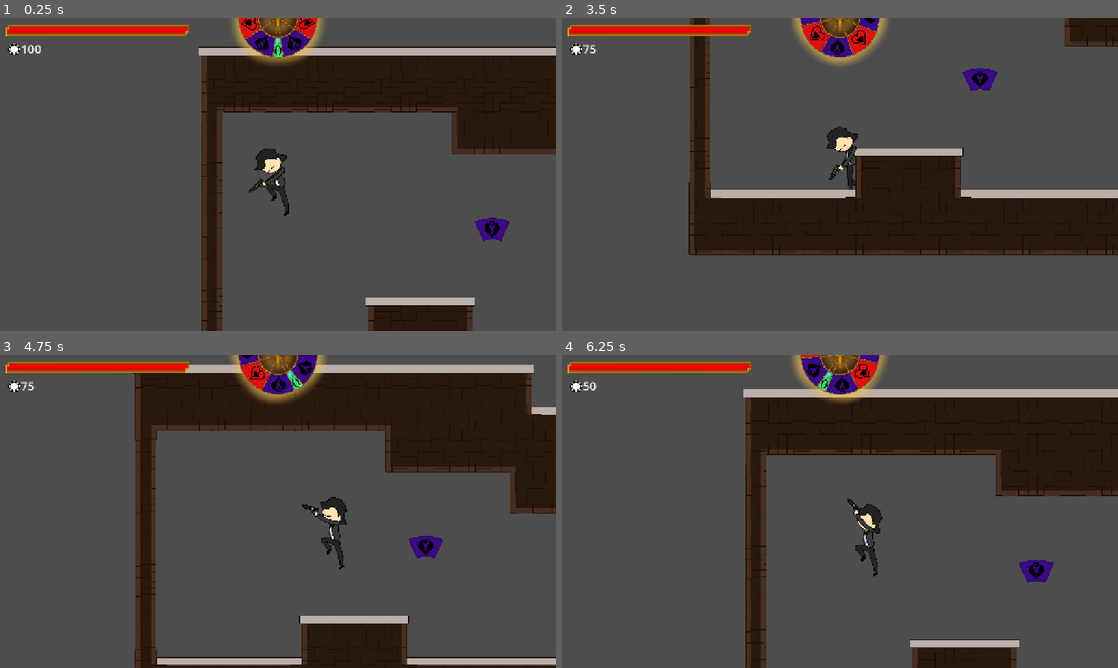
Above: before the commit, frames 1-4 (two rows, left to right).
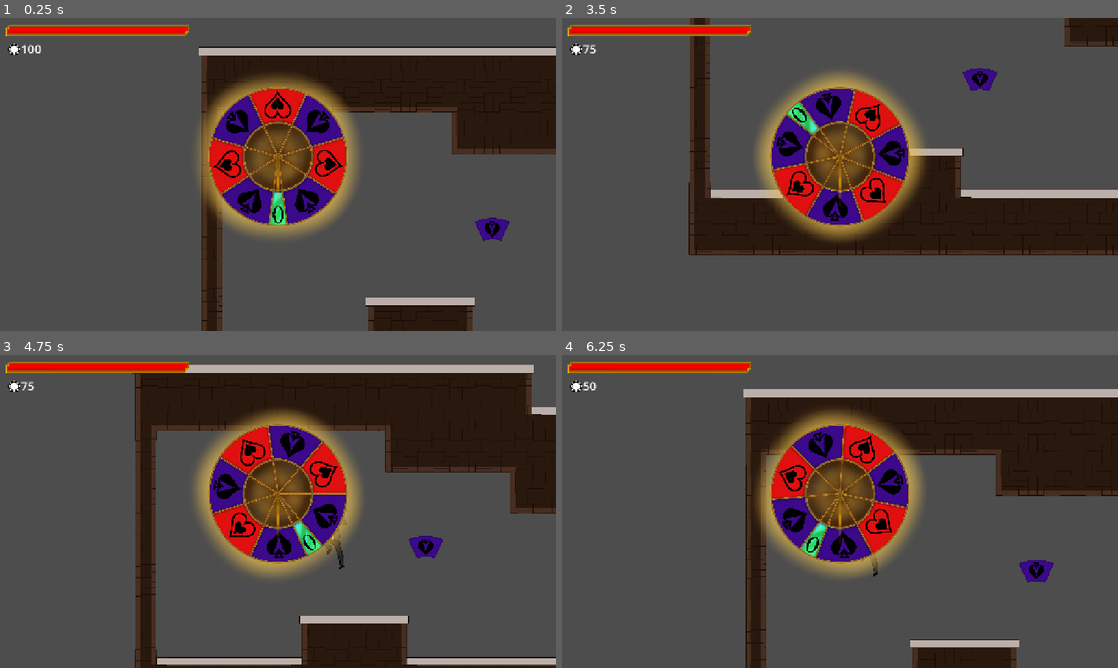
Above: after the commit, the same moments.

Repository: ClipperDev/spinning-game
Game: Godot game, scene res://main.tscn
Same seed, same stepped clock (60 frames per second), same inputs: the game is played once before the commit and once after it.
Inputs (mouse positions are in pixels of both pictures, inside the frame that each line leads up to):
- Up to frame 1 (0.25 s): no input
- Up to frame 2 (3.5 s): tap Enter (ui_accept) at 0.5 s; move the mouse to (962, 158) at 0.52 s; press the mouse at (962, 158) at 0.53 s; hold D (right) 0.53-2.03 s; tap Space (jump) at 0.77, 1.52, 3.02 s; move the mouse to (728, 190) at 1.27 s; release the mouse at (728, 190) at 1.28 s; tap Q (spin) at 1.35, 2.85 s; move the mouse to (895, 105) at 2.02 s; press the mouse at (895, 105) at 2.03 s; hold A (left) 2.03-2.78 s; move the mouse to (812, 237) at 2.77 s; release the mouse at (812, 237) at 2.78 s; hold D (right) from 2.78 s (still down)
- Up to frame 3 (4.75 s): move the mouse to (444, 558) at 3.52 s; press the mouse at (444, 558) at 3.53 s; tap Space (jump) at 3.77, 4.52 s; move the mouse to (111, 464) at 4.27 s; release D (right) at 4.28 s; release the mouse at (111, 464) at 4.28 s; hold A (left) from 4.28 s (still down); tap Q (spin) at 4.35 s
- Up to frame 4 (6.25 s): move the mouse to (867, 511) at 5.02 s; release A (left) at 5.03 s; press the mouse at (867, 511) at 5.03 s; hold D (right) 5.03-5.78 s; move the mouse to (756, 433) at 5.77 s; release the mouse at (756, 433) at 5.78 s; hold A (left) from 5.78 s (still down); tap Q (spin) at 5.85 s; tap Space (jump) at 6.02 s

The runs differ from the first frame. In frame 1, 14% of the frame differs, in the area x 35-65%, y 0-71%; in frame 2, 14%; in frame 3, 14%; in frame 4, 14%, in the area x 34-65%, y 0-71%.

Commit message:
some animations

Diff:
--- a/scripts/ui.gd
+++ b/scripts/ui.gd
@@ -3,6 +3,7 @@
 @onready var wheel = $CanvasLayer/wheel
 @onready var hp_bar = $CanvasLayer/hp_bar
 @onready var chips = $CanvasLayer/chips
+@onready var anim_player = $CanvasLayer/AnimationPlayer
 @onready var player = Global.player
 
 var new_hp = 100.0
--- a/ui/ui.tscn
+++ b/ui/ui.tscn
@@ -6,6 +6,94 @@
 [ext_resource type="Texture2D" uid="uid://bo8hlxrbmd7n6" path="res://pngs/hp_under.png" id="2_obcwv"]
 [ext_resource type="Texture2D" uid="uid://bjp2e45nqsuii" path="res://pngs/hp_over.png" id="3_bo1jx"]
 [ext_resource type="Texture2D" uid="uid://c8v2socf0dokg" path="res://pngs/hp_progress.png" id="4_gycre"]
+
+[sub_resource type="Animation" id="Animation_obcwv"]
+length = 0.001
+tracks/0/type = "value"
+tracks/0/imported = false
+tracks/0/enabled = true
+tracks/0/path = NodePath("wheel:scale")
+tracks/0/interp = 1
+tracks/0/loop_wrap = true
+tracks/0/keys = {
+"times": PackedFloat32Array(0),
+"transitions": PackedFloat32Array(1),
+"update": 0,
+"values": [Vector2(0.53355247, 0.53355247)]
+}
+tracks/1/type = "value"
+tracks/1/imported = false
+tracks/1/enabled = true
+tracks/1/path = NodePath("wheel:position")
+tracks/1/interp = 1
+tracks/1/loop_wrap = true
+tracks/1/keys = {
+"times": PackedFloat32Array(0),
+"transitions": PackedFloat32Array(1),
+"update": 0,
+"values": [Vector2(640, 318.99997)]
+}
+
+[sub_resource type="Animation" id="Animation_bo1jx"]
+resource_name = "wheel_down"
+tracks/0/type = "value"
+tracks/0/imported = false
+tracks/0/enabled = true
+tracks/0/path = NodePath("wheel:position")
+tracks/0/interp = 1
+tracks/0/loop_wrap = true
+tracks/0/keys = {
+"times": PackedFloat32Array(0, 0.26666668, 0.6666667),
+"transitions": PackedFloat32Array(1, 1, 1),
+"update": 0,
+"values": [Vector2(640, 0), Vector2(640, 238), Vector2(640, 318.99997)]
+}
+tracks/1/type = "value"
+tracks/1/imported = false
+tracks/1/enabled = true
+tracks/1/path = NodePath("wheel:scale")
+tracks/1/interp = 1
+tracks/1/loop_wrap = true
+tracks/1/keys = {
+"times": PackedFloat32Array(0, 0.6709),
+"transitions": PackedFloat32Array(1, 1),
+"update": 0,
+"values": [Vector2(0.30459967, 0.30459967), Vector2(0.53355247, 0.53355247)]
+}
+
+[sub_resource type="Animation" id="Animation_gycre"]
+resource_name = "wheel_up"
+tracks/0/type = "value"
+tracks/0/imported = false
+tracks/0/enabled = true
+tracks/0/path = NodePath("wheel:position")
+tracks/0/interp = 1
+tracks/0/loop_wrap = true
+tracks/0/keys = {
+"times": PackedFloat32Array(0, 0.33333334, 0.6666667),
+"transitions": PackedFloat32Array(1, 1, 1),
+"update": 0,
+"values": [Vector2(640, 318.99997), Vector2(640, 19.154327), Vector2(640, 0)]
+}
+tracks/1/type = "value"
+tracks/1/imported = false
+tracks/1/enabled = true
+tracks/1/path = NodePath("wheel:scale")
+tracks/1/interp = 1
+tracks/1/loop_wrap = true
+tracks/1/keys = {
+"times": PackedFloat32Array(0, 0.33333334, 0.6666667),
+"transitions": PackedFloat32Array(1, 1, 1),
+"update": 0,
+"values": [Vector2(0.53355247, 0.53355247), Vector2(0.31834716, 0.31834716), Vector2(0.30459967, 0.30459967)]
+}
+
+[sub_resource type="AnimationLibrary" id="AnimationLibrary_pa1oa"]
+_data = {
+&"RESET": SubResource("Animation_obcwv"),
+&"wheel_down": SubResource("Animation_bo1jx"),
+&"wheel_up": SubResource("Animation_gycre")
+}
 
 [node name="ui" type="Control" unique_id=737340152]
 layout_mode = 3
@@ -33,8 +121,10 @@
 anchors_preset = 5
 anchor_left = 0.5
 anchor_right = 0.5
+offset_top = 318.99997
+offset_bottom = 318.99997
 grow_horizontal = 2
-scale = Vector2(0.30459967, 0.30459967)
+scale = Vector2(0.53355247, 0.53355247)
 
 [node name="chips" type="Label" parent="CanvasLayer" unique_id=634992783]
 offset_left = 48.0
@@ -48,3 +138,6 @@
 [node name="Sprite2D" type="Sprite2D" parent="CanvasLayer/chips" unique_id=1662503014]
 position = Vector2(-18, 24)
 texture = ExtResource("2_ks8t7")
+
+[node name="AnimationPlayer" type="AnimationPlayer" parent="CanvasLayer" unique_id=1282432965]
+libraries/ = SubResource("AnimationLibrary_pa1oa")
--- a/ui/wheel.gd
+++ b/ui/wheel.gd
@@ -67,6 +67,12 @@
 func start_replacing(wheel_slot) -> void:
 	stored_wheel_for_replace = wheel_slot
 	replacing_sections = true
+	replace_buttons.show()
+
+func stop_replacing() -> void:
+	stored_wheel_for_replace = null
+	replacing_sections = false
+	replace_buttons.hide()
 
 func replace() -> void:
 	if replacing_sections != true: return
@@ -74,8 +80,8 @@
 		if i.pressed:
 			var slot = i.get_index()
 			Global.player.get_node("gun_operator").replace_wheel_section(stored_wheel_for_replace, slot)
-			replacing_sections = false
-			stored_wheel_for_replace = null
+			stop_replacing()
+
 
 func replace_visual_slot(new_section: WheelSlot, slot: int) -> void:
 	wheel.get_child(slot + 1).texture = new_section.wheel_texture
